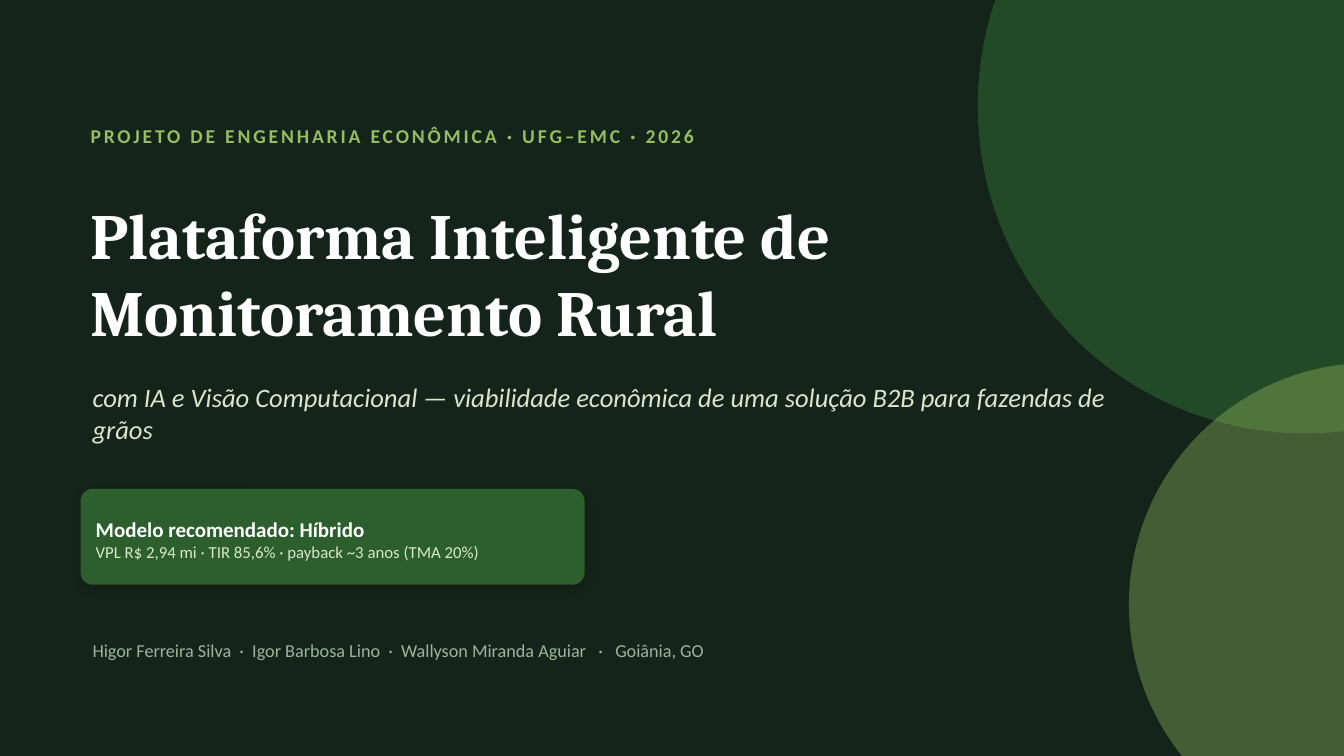
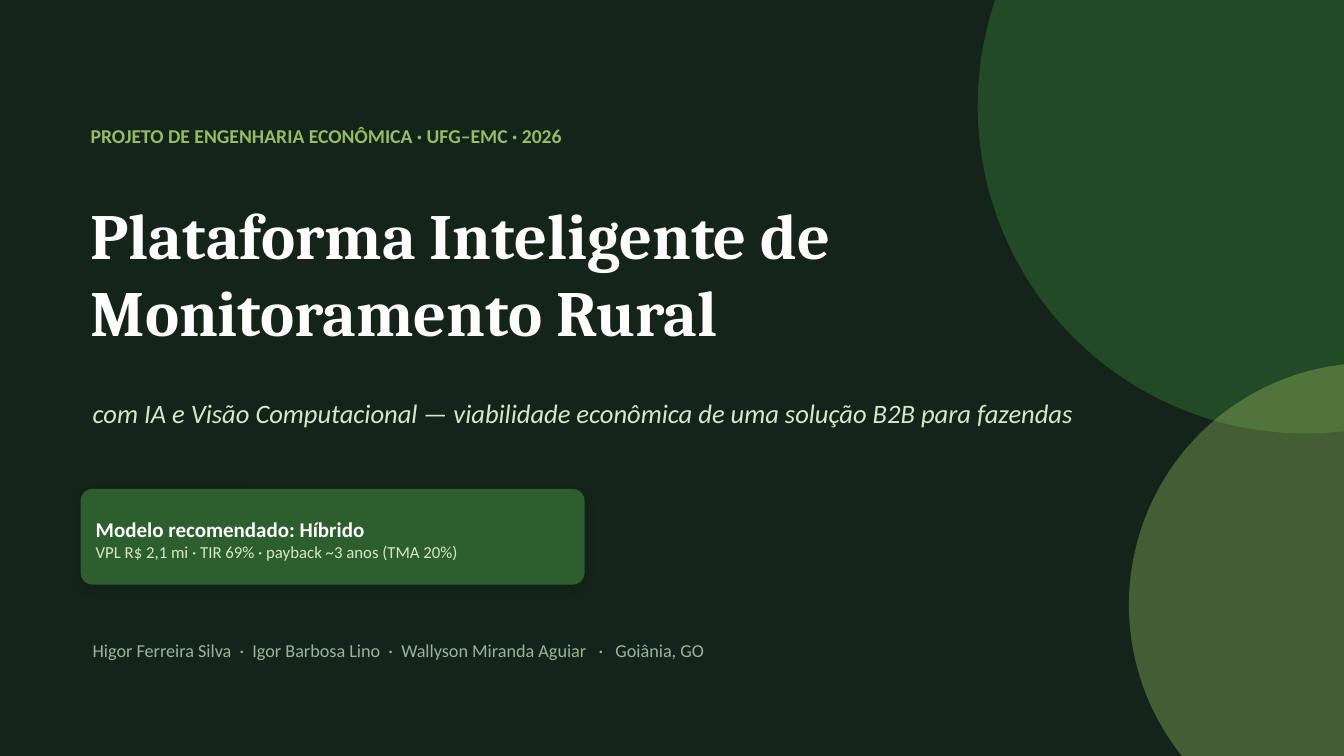
Before and after one commit to higorfs295/eng_eco, a slide deck: slide 1 of docs/apresentação/apresentacao_pitch.pptx. Drawn at 1344x756 pixels with LibreOffice and Linux fonts; fonts in the diff are those of the drawing. Boxes give left, top, right and bottom in pixels: in the first picture for what was removed or moved away, otherwise in the second. Text is boxed around its words. In the diff, an @@ line names an element or a change of style, - is before the commit and + after.

```diff
--- a/docs/apresentação/apresentacao_pitch.pptx
+++ b/docs/apresentação/apresentacao_pitch.pptx
@@ text "PROJETO DE ENGENHARIA ECONÔMICA · ..." at bbox=[91, 127, 562, 143]: letter spacing 2 to 0 pt @@
@@ text at bbox=[93, 404, 1072, 428]: text changed @@
-com IA e Visão Computacional — viabilidade econômica de uma solução B2B para fazendas de grãos
+com IA e Visão Computacional — viabilidade econômica de uma solução B2B para fazendas
@@ text at bbox=[96, 522, 457, 561]: text changed @@
-Modelo recomendado: Híbrido
-VPL R$ 2,94 mi · TIR 85,6% · payback ~3 anos (TMA 20%)
+Modelo recomendado: Híbrido
+VPL R$ 2,1 mi · TIR 69% · payback ~3 anos (TMA 20%)
```
Also in this commit, not shown: 8 other slides changed, 1 slide added, 4 other files.
